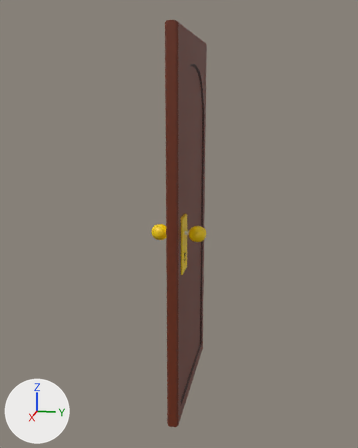
The FBX model Assets/3D Assets/Door.FBX as it was, and as the next commit left it.
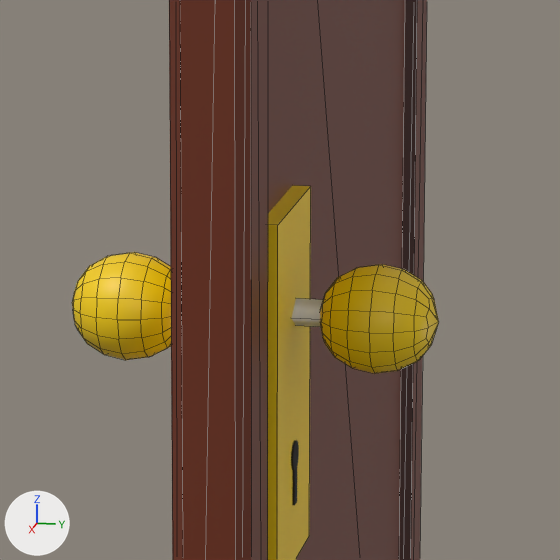
Each version is shown whole from a 50 mm camera at (2.722, 0.461, 0.67) aimed at (0.012, -0.081, -0.007), then close up on the part from 39% to 63% of the width and 41% to 60% of the height. The lights are fixed; the arrows at lower left show +X, +Y and +Z. The close-ups show mesh edges as thin lines. Where no turn or scale is listed for an object, it has been applied to the vertices.
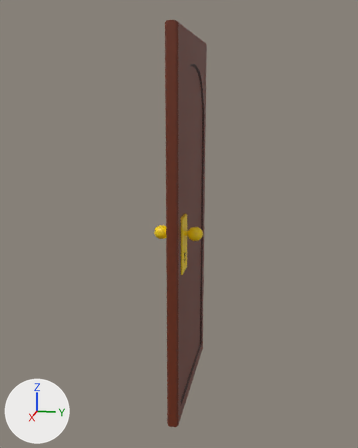
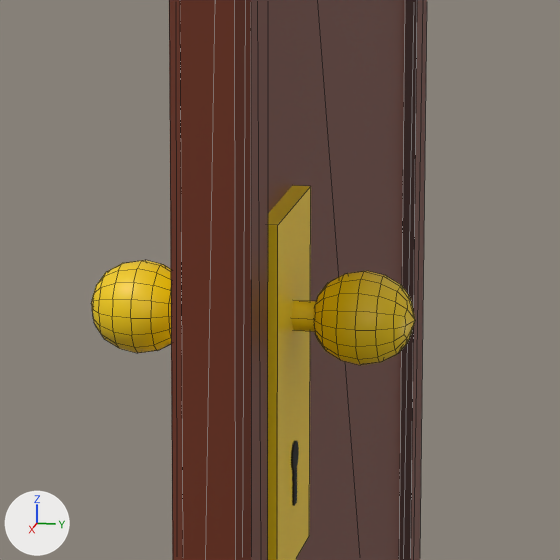
The change, as a diff of the scene's bpy script:
```diff
--- a/Assets/3D Assets/Door.FBX.py
+++ b/Assets/3D Assets/Door.FBX.py
@@ me_mesh_002 @@
 me_mesh_002.from_pydata(...)  # 114 vertices, 112 faces; spans x -0.0429..0.0429, y -0.0469..0.0469, z -0.0429..0.0429
 # used by ob_sphere007; location = (0.287, -0.126, 0.014)
+# me_mesh_002 part 1: the whole mesh is scaled about its middle by 0.862
 me_mesh_002.materials.append(mat_gold)
@@ me_mesh_004 @@
 me_mesh_004.from_pydata(...)  # 6 vertices, 5 faces; spans x -0.006..0.013, y -0.173..0.0, z -0.011..0.011
 # used by ob_cylinder002; location = (0.287, 0.048, 0.014)
 # verts and faces of me_mesh_004; kept vertices keep their numbers, new ones are numbered from 6
 # before: 0 (0.013, 0.0, 0.0), 1 (-0.006, 0.0, 0.011), 2 (-0.006, 0.0, -0.011), 3 (0.013, -0.173, 0.0), 4 (-0.006, -0.173, 0.011)
 # before: 5 (-0.006, -0.173, -0.011)
+# me_mesh_004 part 2
+delete_vertices([1, 2, 4, 5])  # with the faces that use them
+verts[6] = (0.004, -0.173, 0.012)
+verts[7] = (-0.01, -0.173, 0.008)
+verts[8] = (-0.01, -0.173, -0.008)
+verts[9] = (0.004, -0.173, -0.012)
+for new, old in zip([*range(10, 14)], [*range(6, 10)]): verts[new] = verts[old] + (0.0, 0.173, 0.0)
+faces += [(0, 13, 12, 11, 10), (0, 10, 6, 3), (6, 10, 11, 7), (7, 11, 12, 8), (8, 12, 13, 9), (0, 3, 9, 13)]
+faces += [(3, 6, 7, 8, 9)]
+me_mesh_004.materials.append(mat_gold)  # yellow #fbd300
@@ me_mesh_006_1 @@
+me_mesh_006_1.from_pydata(...)  # 114 vertices, 112 faces; spans x -0.037..0.037, y -0.0405..0.0405, z -0.037..0.037
+me_mesh_006_1.materials.append(mat_gold)  # yellow #fbd300
@@ ob_sphere007 @@
 ob_sphere007 = bpy.data.objects.new('Sphere007', me_mesh_002)
-ob_sphere007.location = (0.287, -0.126, 0.014)
+ob_sphere007.location = (0.287, -0.117, 0.014)
@@ ob_sphere008 @@
-ob_sphere008 = bpy.data.objects.new('Sphere008', me_mesh_005)
-ob_sphere008.location = (0.287, 0.071, 0.014)
@@ ob_sphere010 @@
+ob_sphere010 = bpy.data.objects.new('Sphere010', me_mesh_006_1)
+ob_sphere010.location = (0.287, 0.059, 0.014)
```

Where the change shows, as pixel boxes [x1, y1, x2, y2] in the close-ups (560 x 560 px):
'Sphere008', deleted (yellow)
    before: [320, 264, 439, 374]
'Sphere007', mesh rescaled, moved (19% narrower, 14% shorter)
    before: [72, 252, 171, 360]
    after: [91, 260, 171, 353]
'Sphere010', added (yellow)
    after: [314, 271, 415, 365]
'Cylinder002', reshaped
    before: [291, 298, 323, 327]
    after: [291, 300, 316, 332]
